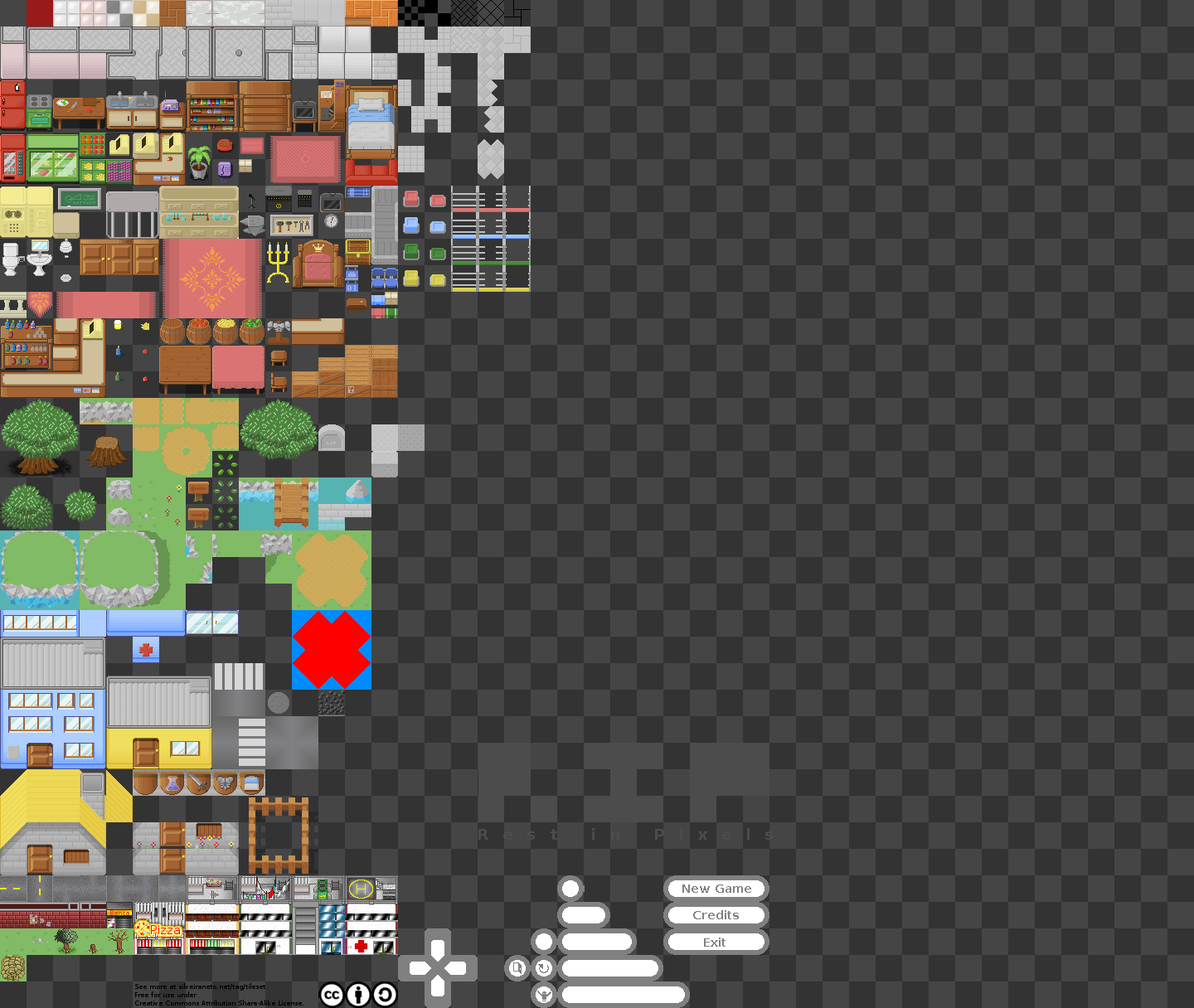
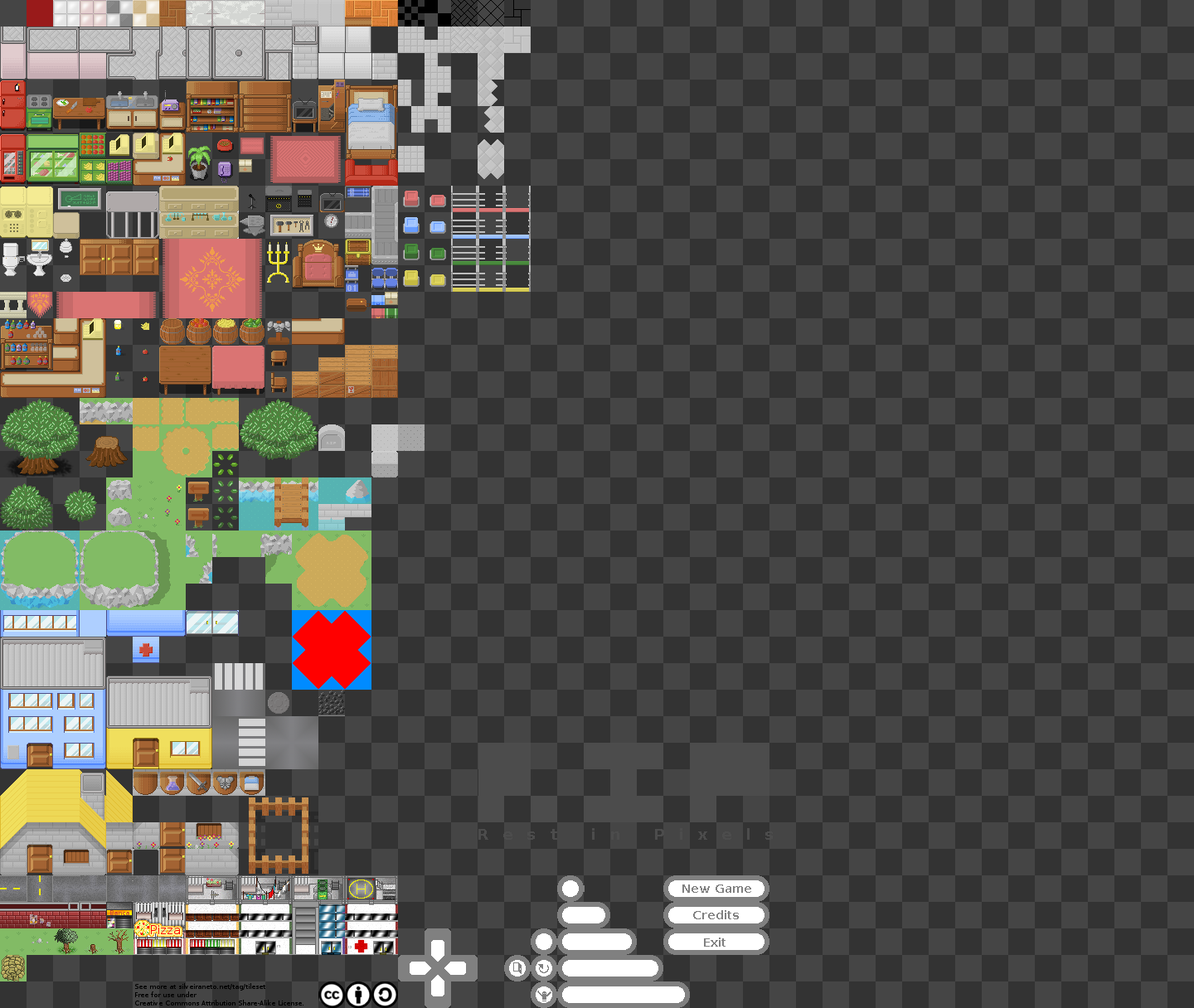
Layers edited between the first and the second 1194x1008 image:
painted on "Background" over (106, 822, 160, 876)
